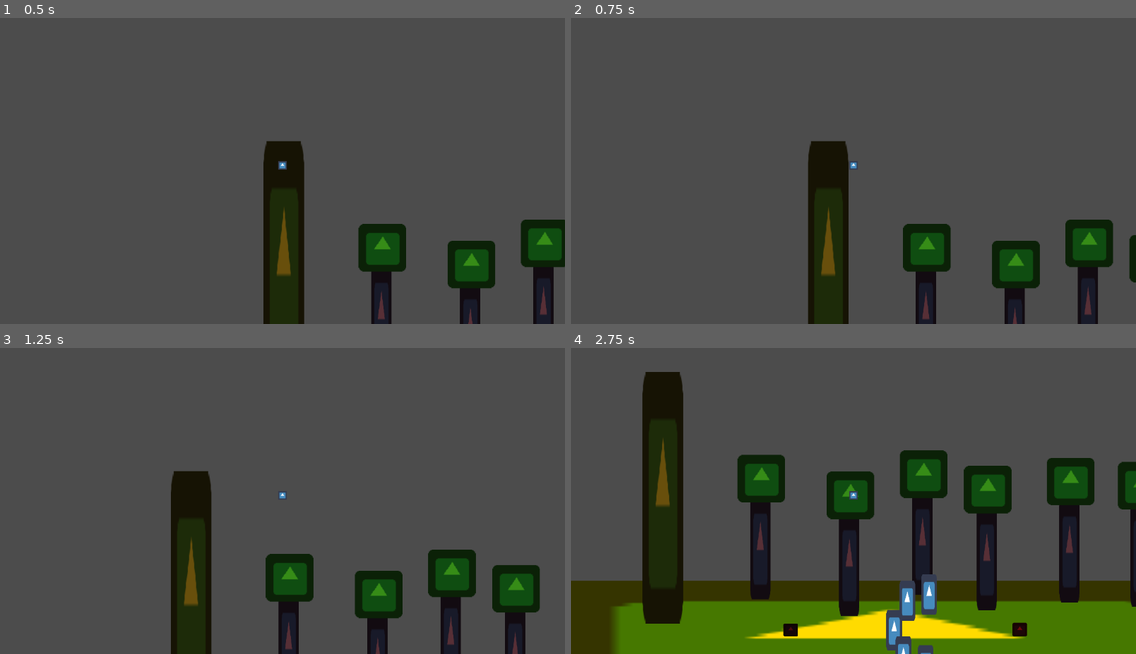
Above: before the commit, frames 1-4 (two rows, left to right).
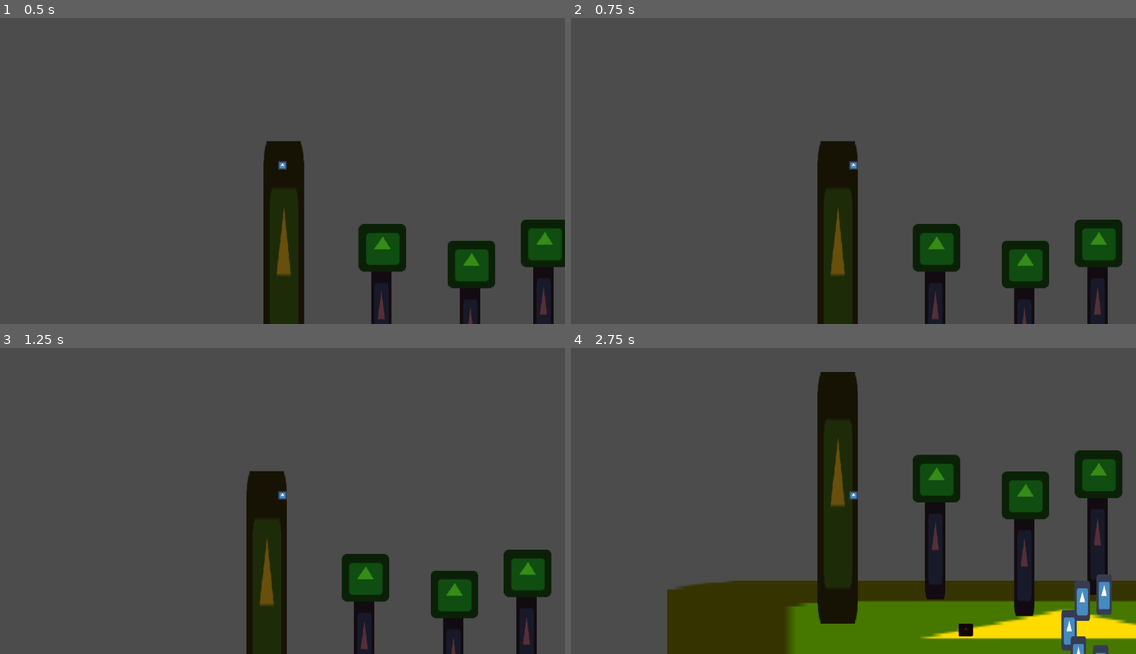
Above: after the commit, the same moments.

Repository: kjanuska/Independent-Study-Game
Game: Godot game, scene res://Scenes/Main.tscn
Two runs of this game, one before a commit and one after it. Both use one fixed random seed, a clock stepped at 60 frames per second and the inputs below. The engine's default icon, where the game draws it, is replaced by a stand-in: a white triangle on a blue panel in a dark square.
Inputs (mouse positions are in pixels of both pictures, inside the frame that each line leads up to):
- Up to frame 1 (0.5 s): no input
- Up to frame 2 (0.75 s): tap Enter at 0.5 s; move the mouse to (977, 149) at 0.52 s; hold D (ui_right) from 0.53 s (still down); hold E (Interact) from 0.53 s (still down)
- Up to frame 3 (1.25 s): keep holding D (ui_right); keep holding E (Interact)
- Up to frame 4 (2.75 s): move the mouse to (740, 510) at 1.27 s; release D (ui_right) at 1.28 s; release E (Interact) at 1.28 s; hold S (ui_down) 1.28-2.03 s; click (740, 510) at 1.35 s; move the mouse to (910, 424) at 2.02 s; hold D (ui_right) from 2.03 s (still down); hold Right mouse button (shoot) from 2.03 s (still down)

Frame 1 is identical in both runs. In frame 2, 7.1% of the frame differs, in the area x 42-100%, y 40-100%; in frame 3, 16%; in frame 4, 39%, in the area x 0-100%, y 7-100%.

Commit message:
added forest and ocean collision shapes

Diff:
--- a/Scenes/Main.tscn
+++ b/Scenes/Main.tscn
@@ -10,6 +10,10 @@
 [ext_resource path="res://Scenes/Target.tscn" type="PackedScene" id=8]
 [ext_resource path="res://Scenes/Log.tscn" type="PackedScene" id=9]
 
+[sub_resource type="RectangleShape2D" id=1]
+
+[sub_resource type="RectangleShape2D" id=2]
+
 [node name="Main" type="Node2D"]
 
 [node name="Sprite2" type="Sprite" parent="."]
@@ -20,6 +24,9 @@
 z_index = -5
 texture = ExtResource( 1 )
 offset = Vector2( 14.0098, 4.74544 )
+__meta__ = {
+"_edit_lock_": true
+}
 
 [node name="Player" parent="." instance=ExtResource( 2 )]
 position = Vector2( 286.732, 149.764 )
@@ -107,4 +114,62 @@
 [node name="Log" parent="." instance=ExtResource( 9 )]
 position = Vector2( 1641, 105.806 )
 
+[node name="Obstacles" type="Node2D" parent="."]
+
+[node name="Ocean" type="StaticBody2D" parent="Obstacles"]
+editor/display_folded = true
+position = Vector2( 770.209, 635.255 )
+scale = Vector2( 134.806, 29.0249 )
+
+[node name="CollisionShape2D" type="CollisionShape2D" parent="Obstacles/Ocean"]
+shape = SubResource( 1 )
+__meta__ = {
+"_edit_lock_": true
+}
+
+[node name="Forest1" type="StaticBody2D" parent="Obstacles"]
+editor/display_folded = true
+position = Vector2( -88.8541, -120.588 )
+scale = Vector2( 33.04, 21.92 )
+
+[node name="CollisionShape2D" type="CollisionShape2D" parent="Obstacles/Forest1"]
+shape = SubResource( 2 )
+__meta__ = {
+"_edit_lock_": true
+}
+
+[node name="Forest2" type="StaticBody2D" parent="Obstacles"]
+editor/display_folded = true
+position = Vector2( 976.693, -118.382 )
+scale = Vector2( 64.0727, -22.1608 )
+
+[node name="CollisionShape2D" type="CollisionShape2D" parent="Obstacles/Forest2"]
+shape = SubResource( 2 )
+__meta__ = {
+"_edit_lock_": true
+}
+
+[node name="Forest3" type="StaticBody2D" parent="Obstacles"]
+editor/display_folded = true
+position = Vector2( -295.823, 222.754 )
+scale = Vector2( 22.5527, -13.5208 )
+
+[node name="CollisionShape2D" type="CollisionShape2D" parent="Obstacles/Forest3"]
+shape = SubResource( 2 )
+__meta__ = {
+"_edit_lock_": true
+}
+
+[node name="Forest4" type="StaticBody2D" parent="Obstacles"]
+editor/display_folded = true
+position = Vector2( 273.795, -473.798 )
+scale = Vector2( 22.5527, -13.5208 )
+
+[node name="CollisionShape2D" type="CollisionShape2D" parent="Obstacles/Forest4"]
+shape = SubResource( 2 )
+__meta__ = {
+"_edit_lock_": true
+}
+
+
 [editable path="Pickup Gun"]
Not shown: 1 places in Scenes/Main.tscn that only renumber resources
